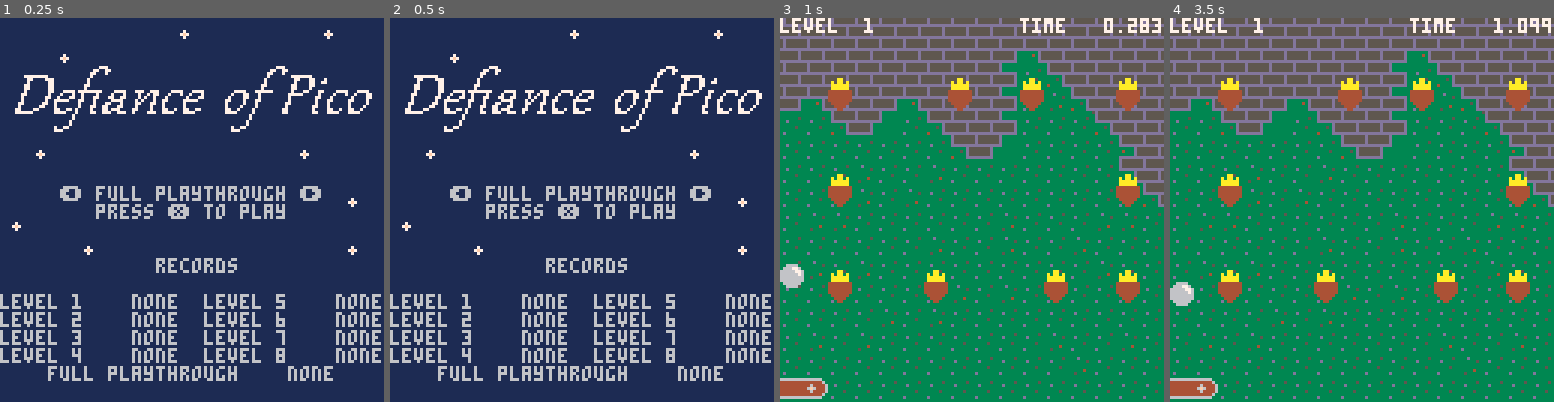
Above: before the commit, frames 1-4 (left to right).
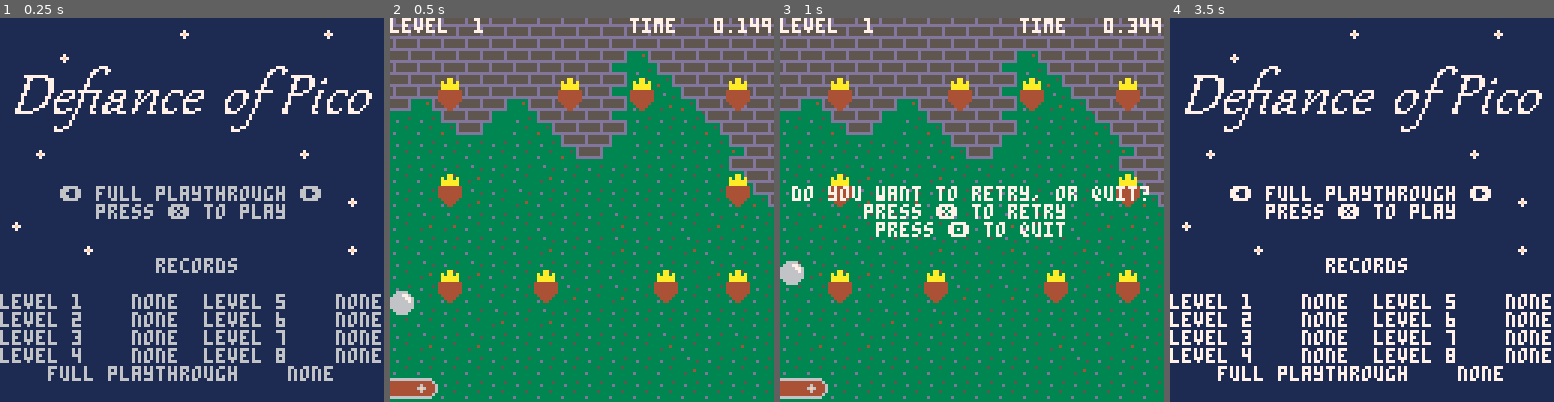
Above: after the commit, the same moments.

Repository: cinghycreations/defiance_of_pico
Game: PICO-8 cartridge defiance.p8
Two runs of this game, one before a commit and one after it. Both use one fixed random seed, a clock stepped at 60 frames per second and the inputs below.
Inputs:
- Up to frame 1 (0.25 s): no input
- Up to frame 2 (0.5 s): tap X (X key) at 0.33 s
- Up to frame 3 (1 s): tap O (Z key) at 0.7 s
- Up to frame 4 (3.5 s): tap X (X key) at 1.07, 1.85, 2.97 s; hold Right 1.6-2.1 s; tap O (Z key) every 0.4 s from 1.7 to 3.3 s; hold Right 2.47-3.03 s; hold Left from 3.08 s (still down)

Frame 1 is identical in both runs. In frame 2, 100% of the frame differs, in the area x 0-100%, y 0-100%; in frame 3, 3.2%; in frame 4, 100%.

Commit message:
Fixed inverted buttons

Diff:
--- a/defiance.lua
+++ b/defiance.lua
@@ -91,7 +91,7 @@
 end
 
 local function session_update(session)
-	if btnp(4) or btnp(5) then
+	if btnp(❎) or btnp(🅾️) then
 		next_page = PAGE_REPEAT
 		return
 	end
@@ -102,8 +102,8 @@
 	session.frames = session.frames + 1
 
 	-- platform
-	if btn(0) then session.platform_offset = session.platform_offset - session.platform_speed end
-	if btn(1) then session.platform_offset = session.platform_offset + session.platform_speed end
+	if btn(⬅️) then session.platform_offset = session.platform_offset - session.platform_speed end
+	if btn(➡️) then session.platform_offset = session.platform_offset + session.platform_speed end
 	session.platform_offset = clamp( session.platform_offset, 4, 128 - 4 )
 
 	-- ball gravity
@@ -259,11 +259,11 @@
 			end
 		end
 
-		if btnp(0) then
+		if btnp(⬅️) then
 			splash_selected_level = clamp( splash_selected_level - 1, 0, #levels )
-		elseif btnp(1) then
+		elseif btnp(➡️) then
 			splash_selected_level = clamp( splash_selected_level + 1, 0, #levels )
-		elseif btnp(4) then
+		elseif btnp(❎) then
 			if splash_selected_level == 0 then
 				current_session = session_init( MODE_ALL_LEVELS )
 			else
@@ -274,7 +274,7 @@
 	elseif page == PAGE_SESSION then
 		session_update( current_session )
 	elseif page == PAGE_SUCCESS then
-		if btnp(4) or btnp(5) then
+		if btnp(❎) or btnp(🅾️) then
 			if current_session.mode == MODE_ALL_LEVELS then
 				if current_session.level == #levels and ( not current_session.record or current_session.frames < current_session.record ) then
 					dset( ALL_LEVELS_SCORE_SLOT, current_session.frames )
@@ -286,10 +286,10 @@
 			end
 		end
 
-		if btnp(5) then
+		if btnp(🅾️) then
 			next_page = PAGE_SPLASH
 			splash_level_records = nil
-		elseif btnp(4) then
+		elseif btnp(❎) then
 			if current_session.mode == MODE_ALL_LEVELS then
 				if current_session.level + 1 > #levels then
 					next_page = PAGE_SPLASH
@@ -304,26 +304,26 @@
 			end
 		end
 	elseif page == PAGE_FAIL then
-		if btnp(4) then
+		if btnp(❎) then
 			if current_session.mode == MODE_ALL_LEVELS then
 				current_session = session_init( current_session.mode, current_session.level, current_session.frames )
 			else
 				current_session = session_init( current_session.mode, current_session.level )
 			end
 			next_page = PAGE_SESSION
-		elseif btnp(5) then
+		elseif btnp(🅾️) then
 			next_page = PAGE_SPLASH
 			splash_level_records = nil
 		end
 	elseif page == PAGE_REPEAT then
-		if btnp(4) then
+		if btnp(❎) then
 			if current_session.mode == MODE_ALL_LEVELS then
 				current_session = session_init( current_session.mode, current_session.level, current_session.frames )
 			else
 				current_session = session_init( current_session.mode, current_session.level )
 			end
 			next_page = PAGE_SESSION
-		elseif btnp(5) then
+		elseif btnp(🅾️) then
 			next_page = PAGE_SPLASH
 			splash_level_records = nil
 		end
@@ -361,9 +361,9 @@
 		print( '' )
 
 		if current_session.mode == MODE_SINGLE_LEVEL or ( current_session.mode == MODE_ALL_LEVELS and current_session.level == #levels ) then
-			print( '   your time is ' .. format_time( current_session.frames ) )
+			print( '      your time is ' .. format_time( current_session.frames ) )
 			if not current_session.record or current_session.frames < current_session.record then
-				print( '   new record!' )
+				print( '          new record!' )
 			else
 				print( '   record is ' .. format_time( current_session.record ) )
 			end
